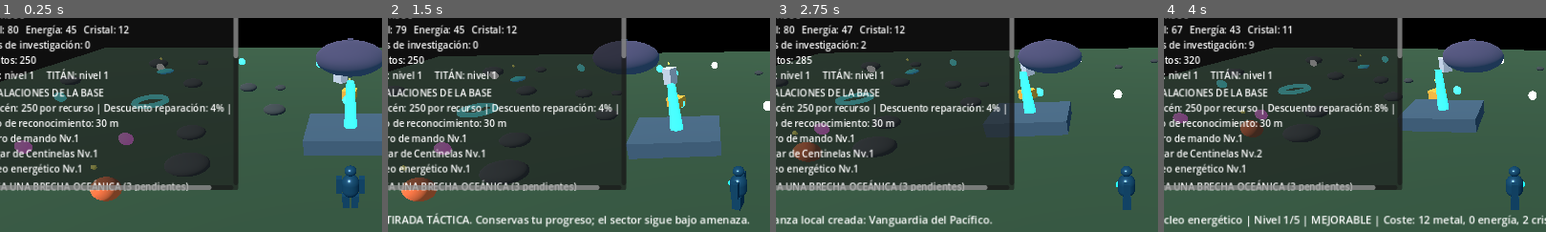
Above: before the commit, frames 1-4 (left to right).
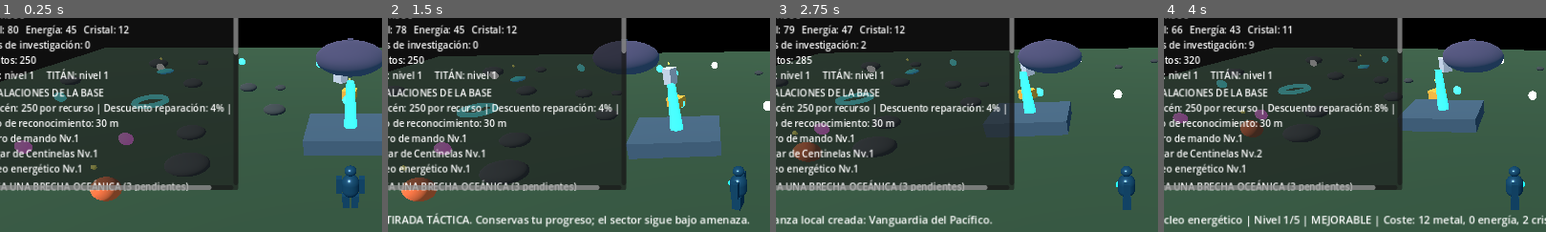
Above: after the commit, the same moments.

Repository: edwjacpinros2012-dev/Titanes-del-Pac-fico-
Game: Godot game, scene res://scenes/main.tscn
Two runs of this game, one before a commit and one after it. Both use one fixed random seed, a clock stepped at 60 frames per second and the inputs below.
Inputs:
- Up to frame 1 (0.25 s): no input
- Up to frame 2 (1.5 s): tap Enter at 0.5 s; hold D (move_right) 0.53-1.28 s; hold J (kaiju_engage) 0.53-1.28 s; tap G (kaiju_retreat) at 0.8, 1.35 s; hold S (move_back) from 1.28 s (still down)
- Up to frame 3 (2.75 s): tap J (kaiju_engage) at 1.55, 2 s; release S (move_back) at 2.03 s; hold D (move_right) from 2.03 s (still down); hold P (alliance_create) from 2.03 s (still down); tap G (kaiju_retreat) at 2.3 s
- Up to frame 4 (4 s): release D (move_right) at 2.78 s; release P (alliance_create) at 2.78 s; hold N (base_upgrade_selected) 2.78-3.53 s; tap K (alliance_join) at 2.85 s; tap J (kaiju_engage) at 3.05, 3.5 s; hold A (move_left) from 3.53 s (still down); hold V (base_select_next) from 3.53 s (still down); tap G (kaiju_retreat) at 3.8 s
The pictures show only the part of the screen within x 4-54%, y 9-59%; the shares and areas given below are measured in that part.

The runs differ from the first frame. In frame 1, less than 0.1% of the frame differs, in the area x 61-63%, y 16-19%; in frame 2, less than 0.1%; in frame 3, 0.1%, in the area x 2-63%, y 3-19%; in frame 4, less than 0.1%.

Commit message:
Add role-counter tactics and persistent pilot mastery to combat

Diff:
--- a/scripts/war/kaiju_war_manager.gd
+++ b/scripts/war/kaiju_war_manager.gd
@@ -10,6 +10,7 @@
 var campaign_level: int = 1
 var active_kaiju_id := "bruma_abismal"
 var active_kaiju_name := "Bruma Abismal"
+var active_kaiju_role := "stalker"
 var threat := 1
 var is_encounter_active := false
 var encounter_count := 0
@@ -17,8 +18,14 @@
 var kaiju_node: Node3D
 var encounter_distance := 22.0
 var last_battle_report: Dictionary = {}
+var selected_tactic := "scan"
+var pilot_skill := 0
+var tactics_used := 0
+var successful_counters := 0
+var last_tactic_feedback := "Analiza la amenaza antes de elegir una táctica."
 
 const ROSTER_PATH := "res://data/kaiju/kaiju_roster.json"
+const TACTICS := ["scan", "flank", "guard", "precision"]
 
 func _ready() -> void:
 	_spawn_kaiju("bruma_abismal")
@@ -40,8 +47,38 @@
 		_spawn_kaiju(_choose_kaiju_for_level())
 	is_encounter_active = true
 	encounter_count += 1
+	selected_tactic = "scan"
+	last_tactic_feedback = "Escanea la amenaza y elige una respuesta."
 	encounter_changed.emit(get_status_text())
 	return true
+
+func select_tactic(tactic_id: String) -> bool:
+	if not is_encounter_active or tactic_id not in TACTICS:
+		return false
+	selected_tactic = tactic_id
+	last_tactic_feedback = _get_tactic_description(tactic_id)
+	encounter_changed.emit(get_status_text())
+	return true
+
+func get_tactical_counter_role() -> String:
+	match active_kaiju_role:
+		"armored", "siege", "territorial":
+			return "flank"
+		"stalker", "ambusher", "burrower":
+			return "guard"
+		"swift", "disruptor", "alpha":
+			return "precision"
+		_:
+			return "precision"
+
+func get_tactical_bonus() -> int:
+	if selected_tactic == "scan":
+		return 1
+	if selected_tactic == get_tactical_counter_role():
+		return 3 + int(pilot_skill / 4)
+	if selected_tactic == "guard":
+		return 1
+	return -1
 
 func get_player_power() -> int:
 	return 3 + jaeger_level * 2 + int(campaign_level / 3) + research_power_bonus
@@ -50,7 +87,7 @@
 	return threat * 5
 
 func get_power_gap() -> int:
-	return get_player_power() - get_kaiju_power()
+	return get_player_power() + get_tactical_bonus() - get_kaiju_power()
 
 func get_readiness_state() -> String:
 	var gap := get_power_gap()
@@ -58,22 +95,54 @@
 		return "PREPARACIÓN FAVORABLE"
 	if gap >= -1:
 		return "RIESGO ELEVADO"
-	return "PELIGRO CRÍTICO: CONSIDERA PREPARARTE O RETIRARTE"
+	return "PELIGRO CRÍTICO: PREPÁRATE O CONSIDERA RETIRARTE"
 
 func get_preparation_report() -> String:
-	return "POTENCIA CENTINELA %d | AMENAZA %d | DIFERENCIA %+d\n%s" % [get_player_power(), get_kaiju_power(), get_power_gap(), get_readiness_state()]
+	return "POTENCIA CENTINELA %d | AMENAZA %d | TÁCTICA %s (%+d) | EXPERIENCIA PILOTO %d/10\n%s" % [
+		get_player_power(), get_kaiju_power(), selected_tactic.to_upper(), get_tactical_bonus(), pilot_skill, get_readiness_state()
+	]
+
+func get_status_text() -> String:
+	var state := "ENCUENTRO ACTIVO" if is_encounter_active else "Amenaza detectada"
+	return "ABISAL: %s | Rol: %s | Amenaza %d | %s | Último resultado: %s\n%s\n%s" % [
+		active_kaiju_name, active_kaiju_role, threat, state, last_outcome,
+		get_preparation_report(), last_tactic_feedback
+	]
+
+func _get_tactic_description(tactic_id: String) -> String:
+	match tactic_id:
+		"scan":
+			return "LECTURA: estudia patrón y rol del Abisal. Bonificación segura pequeña."
+		"flank":
+			return "FLANQUEO: busca un ángulo contra amenazas blindadas, de asedio o territoriales."
+		"guard":
+			return "DEFENSA: protege articulaciones y reactor frente a emboscadas y ataques de excavación."
+		"precision":
+			return "PRECISIÓN: espera una apertura contra amenazas veloces, disruptoras o alfa."
+		_:
+			return "Táctica no reconocida."
 
 func resolve_battle(action: String = "engage") -> Dictionary:
 	if not is_encounter_active:
 		return {}
-	var player_power := get_player_power()
+	var base_power := get_player_power()
 	var kaiju_power := get_kaiju_power()
+	var tactic_bonus := get_tactical_bonus()
+	var player_power := base_power + tactic_bonus
+	var matched_counter := selected_tactic == get_tactical_counter_role()
 	var rewards := {"credits": 0, "metal": 0, "energia": 0, "cristal": 0, "research_data": 0}
-	var consequences := {"repair": 0, "supply_loss": 0, "sector_pressure": 0, "player_power": player_power, "kaiju_power": kaiju_power, "power_gap": player_power - kaiju_power, "readiness": get_readiness_state()}
+	var consequences := {
+		"repair": 0, "supply_loss": 0, "sector_pressure": 0,
+		"player_power": player_power, "base_power": base_power,
+		"kaiju_power": kaiju_power, "power_gap": player_power - kaiju_power,
+		"tactic": selected_tactic, "tactic_bonus": tactic_bonus,
+		"pilot_skill": pilot_skill, "enemy_role": active_kaiju_role,
+		"readiness": get_readiness_state()
+	}
 	var outcome := "retreat"
 	if action == "retreat":
 		outcome = "retreat"
-		consequences["repair"] = 1
+		consequences["repair"] = 1 if selected_tactic == "guard" else 2
 		consequences["sector_pressure"] = 1
 	elif player_power >= kaiju_power + 3:
 		outcome = "victory"
@@ -81,14 +150,34 @@
 	elif player_power >= kaiju_power - 1:
 		outcome = "partial_success"
 		rewards = {"credits": 35, "metal": 3, "energia": 2, "cristal": 0, "research_data": 2}
-		consequences["repair"] = 2
+		consequences["repair"] = 1 if selected_tactic == "guard" else 2
 	else:
 		outcome = "defeat"
 		consequences["repair"] = 4 + threat
 		consequences["supply_loss"] = 2 + threat
 		consequences["sector_pressure"] = 2
+
+	tactics_used += 1
+	if matched_counter and action != "retreat":
+		successful_counters += 1
+		pilot_skill = mini(10, pilot_skill + 1)
+		last_tactic_feedback = "¡Buena lectura! La táctica contrarrestó el rol enemigo. Experiencia de piloto +1."
+	elif selected_tactic == "scan":
+		last_tactic_feedback = "Lectura prudente: obtuviste información, pero no explotaste una debilidad concreta."
+	elif action == "retreat":
+		last_tactic_feedback = "Retirada registrada. Puedes volver con otra táctica y mejor preparación."
+	else:
+		last_tactic_feedback = "La táctica no contrarrestó el patrón enemigo. Estudia su rol antes del próximo encuentro."
+
 	last_outcome = outcome
-	last_battle_report = {"outcome": outcome, "player_power": player_power, "kaiju_power": kaiju_power, "power_gap": player_power - kaiju_power, "readiness": get_readiness_state(), "threat": threat, "kaiju_id": active_kaiju_id}
+	last_battle_report = {
+		"outcome": outcome, "player_power": player_power, "base_power": base_power,
+		"kaiju_power": kaiju_power, "power_gap": player_power - kaiju_power,
+		"readiness": get_readiness_state(), "threat": threat,
+		"kaiju_id": active_kaiju_id, "enemy_role": active_kaiju_role,
+		"tactic": selected_tactic, "tactic_bonus": tactic_bonus,
+		"matched_counter": matched_counter, "pilot_skill": pilot_skill
+	}
 	is_encounter_active = false
 	if outcome == "victory" or outcome == "partial_success":
 		if is_instance_valid(kaiju_node):
@@ -102,17 +191,16 @@
 	encounter_changed.emit(get_status_text())
 	return {"outcome": outcome, "rewards": rewards, "consequences": consequences}
 
-func get_status_text() -> String:
-	var state := "ENCUENTRO ACTIVO" if is_encounter_active else "Amenaza detectada"
-	return "ABISAL: %s | Amenaza %d | %s | Último resultado: %s\n%s" % [active_kaiju_name, threat, state, last_outcome, get_preparation_report()]
-
 func export_state() -> Dictionary:
 	return {
-		"version": 1,
+		"version": 2,
 		"active_kaiju_id": active_kaiju_id,
 		"encounter_count": encounter_count,
 		"last_outcome": last_outcome,
-		"last_battle_report": last_battle_report.duplicate(true)
+		"last_battle_report": last_battle_report.duplicate(true),
+		"pilot_skill": pilot_skill,
+		"tactics_used": tactics_used,
+		"successful_counters": successful_counters
 	}
 
 func import_state(data: Dictionary) -> void:
@@ -122,6 +210,10 @@
 	last_outcome = str(data.get("last_outcome", "Sin encuentros"))
 	var saved_report: Variant = data.get("last_battle_report", {})
 	last_battle_report = saved_report.duplicate(true) if saved_report is Dictionary else {}
+	pilot_skill = clampi(int(data.get("pilot_skill", 0)), 0, 10)
+	tactics_used = maxi(0, int(data.get("tactics_used", 0)))
+	successful_counters = maxi(0, int(data.get("successful_counters", 0)))
+	selected_tactic = "scan"
 	is_encounter_active = false
 
 func _choose_kaiju_for_level() -> String:
@@ -145,6 +237,7 @@
 			for entry in parsed.get("kaiju", []):
 				if str(entry.get("id", "")) == kaiju_id:
 					active_kaiju_name = str(entry.get("name", kaiju_id))
+					active_kaiju_role = str(entry.get("role", "stalker"))
 					threat = _tier_to_number(str(entry.get("tier", "I")))
 					break
 	if is_instance_valid(kaiju_node):
